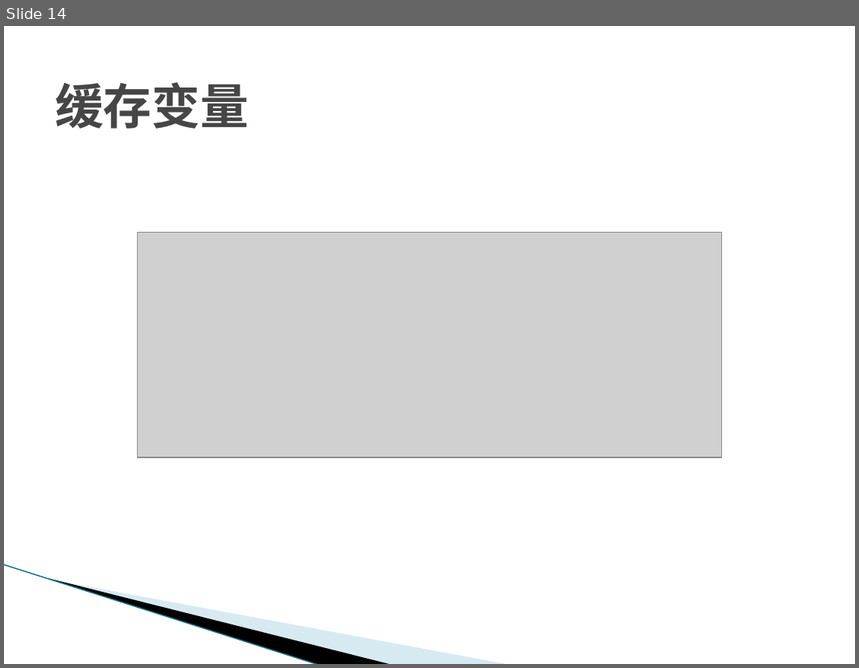
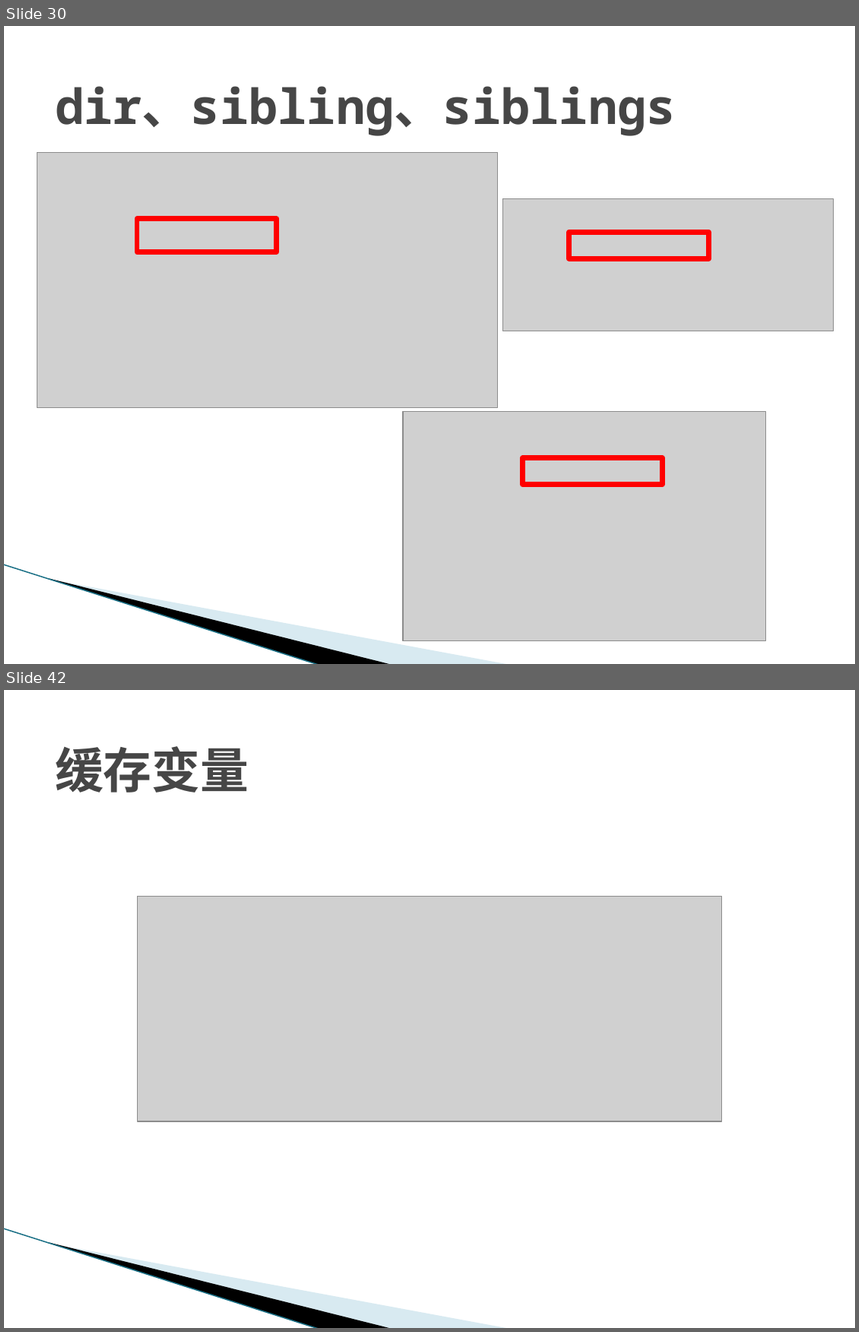
Before and after one commit to temberature/squery, a slide deck: doc/jQuery源码鉴赏.pptx. Shown one above the other, each under a label of ours: slide 14 before the commit, slides 30 and 42 after it; the slides between them are not shown. The pictures are 859x668 and 859x1332 pixels, drawn with LibreOffice and Linux fonts; fonts in the diff are those of the drawing; grey boxes stand for pictures; background and template pictures are left out. Boxes give left, top, right and bottom in pixels: in the first picture for what was removed or moved away, otherwise in the second. Text is boxed around its words. In the diff, an @@ line names an element or a change of style, - is before the commit and + after.

```diff
--- a/doc/jQuery源码鉴赏.pptx
+++ b/doc/jQuery源码鉴赏.pptx
@@ slide 30 added at (x1=4, y1=26, x2=855, y2=664), background #FFFFFF; not listed: 3 template elements that a slide beside it also shows @@
@@ title added at (x1=55, y1=86, x2=676, y2=136), 41 pt, text #464646, bold @@
+dir、sibling、siblings
@@ picture added at (x1=37, y1=152, x2=498, y2=408) @@
@@ picture added at (x1=503, y1=199, x2=834, y2=331) @@
@@ rectangle added at (x1=137, y1=219, x2=276, y2=252), outline #FF0000 4.33 pt @@
@@ rectangle added at (x1=569, y1=232, x2=709, y2=259), outline #FF0000 4.33 pt @@
@@ picture added at (x1=403, y1=411, x2=766, y2=642) @@
@@ rectangle added at (x1=522, y1=458, x2=662, y2=485), outline #FF0000 4.33 pt @@
@@ what was slide 14 is now slide 42 @@
```
Also in this commit, not shown: 8 slides changed, 27 other slides added, 7 slides removed, 24 other files.
